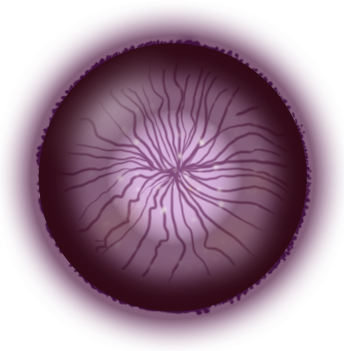
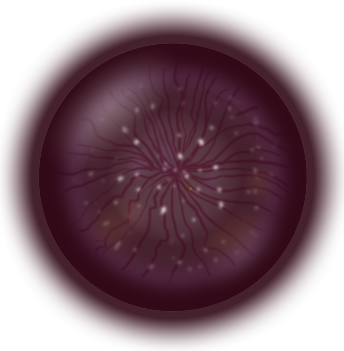
Before/after of a 344 × 351 layered artwork. What changed in the layer stack:
added group "lueurs" with 2 layers above "cellule copie" over (42, 43, 287, 293)
moved "lueur" into group "lueurs" over (42, 43, 178, 172)
moved "lueur copie" into group "lueurs" over (204, 214, 287, 293)
hid "Calque 8 copie", opacity 50% → 59%, painted on it over (38, 43, 307, 312)
added layer "Calque 8 copie 2" (80%) in group "cellule" over (38, 43, 307, 312)
hid "bords copie" over (35, 26, 313, 315)
hid "bords" over (35, 27, 313, 317)
